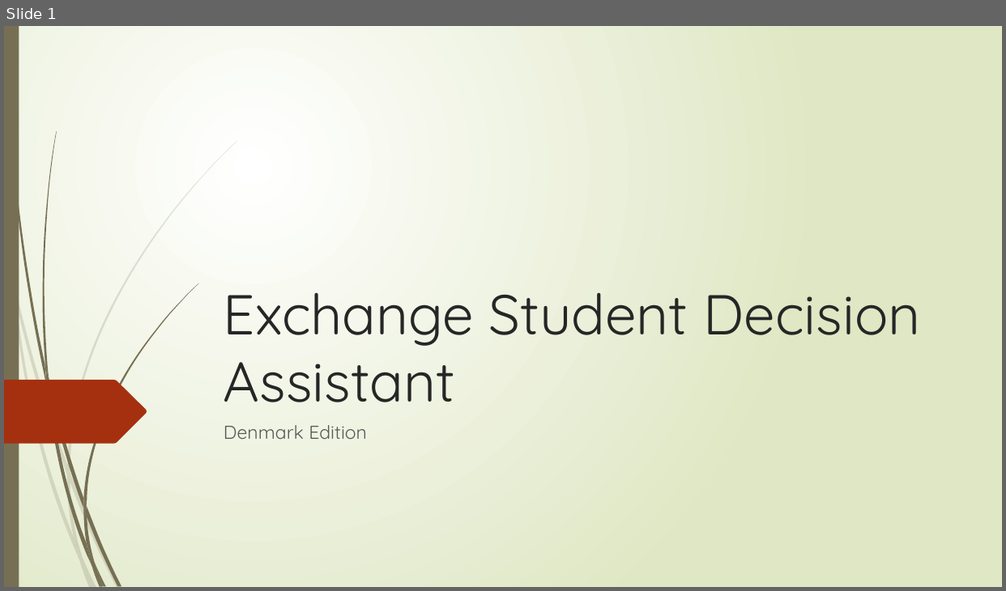
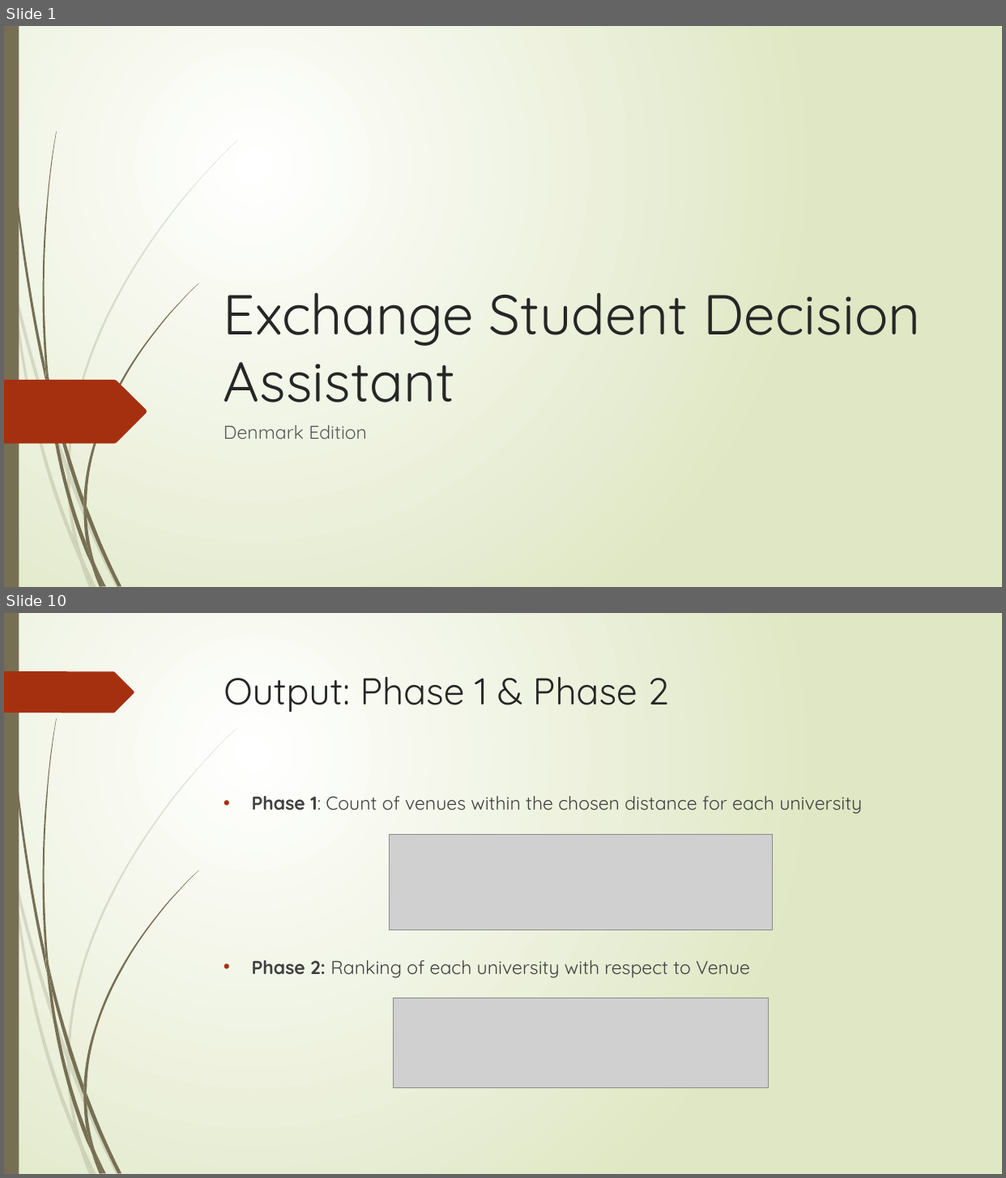
Before and after one commit to VintageVinyl/Coursera_Capstone, a slide deck: Exchange Student Decision Assistant.pptx. Shown one above the other, each under a label of ours: slide 1 before the commit, slides 1 and 10 after it; the slides between them are not shown. The pictures are 1006x591 and 1006x1178 pixels, drawn with LibreOffice and Linux fonts; fonts in the diff are those of the drawing; grey boxes stand for pictures. Boxes give left, top, right and bottom in pixels: in the first picture for what was removed or moved away, otherwise in the second. Text is boxed around its words. In the diff, an @@ line names an element or a change of style, - is before the commit and + after.

```diff
--- a/Exchange Student Decision Assistant.pptx
+++ b/Exchange Student Decision Assistant.pptx
@@ slide 10 added at (4,613,1002,1174), background gradient #FFFFFF to #DFE8C4; not listed: 23 template elements that a slide beside it also shows @@
@@ freeform shape added at (4,671,134,713), fill #A53010 @@
@@ title added at (224,677,669,713), 36 pt, text #262626 @@
+Output: Phase 1 & Phase 2
@@ text added at (252,796,862,978), 18 pt, text #404040 @@
+• Phase 1: Count of venues within the chosen distance for each university
+• Phase 2: Ranking of each university with respect to Venue
@@ picture added at (389,835,772,931) @@
@@ picture added at (394,999,769,1088) @@
```
Also in this commit, not shown: 10 other slides added, 5 slides removed.
